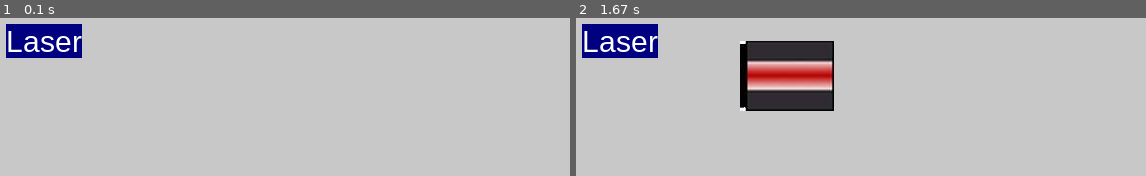
Above: before the commit, frames 1-2 (left to right).
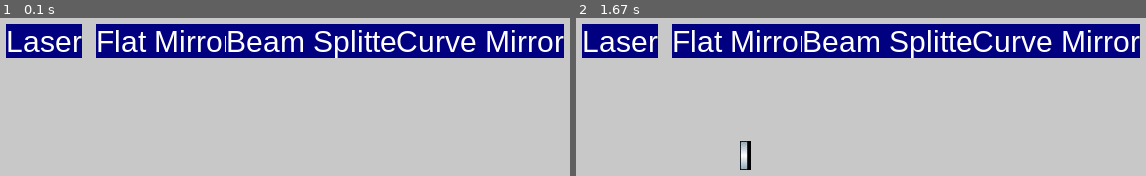
Above: after the commit, the same moments.

Repository: SamuelGaudout/Projet_M2_Lumi
Game: pygame game, started from Objects.py
Same seed, same stepped clock (60 frames per second), same inputs: the game is played once before the commit and once after it.
Inputs (mouse positions are in pixels of both pictures, inside the frame that each line leads up to):
- Up to frame 1 (0.1 s): no input
- Up to frame 2 (1.67 s): press the mouse at (741, 41) at 0.37 s; move the mouse to (838, 95) at 0.47 s; release the mouse at (940, 150) at 0.6 s

The runs differ from the first frame. In frame 1, 17% of the frame differs, in the area x 16-99%, y 3-26%; in frame 2, 23%, in the area x 16-99%, y 3-97%.

Commit message:
mise en place boutons et objets

Diff:
--- a/Buttons.py
+++ b/Buttons.py
@@ -6,15 +6,27 @@
 class Button:
     """Create a button, then blit the surface in the while loop"""
 
-    def __init__(self, text,  pos, font,scrn, bg="black", feedback=""):
+    def __init__(self, text,  pos, font,scrn, bg="black", feedback="",object=None):
         self.x, self.y = pos
         self.font = pygame.font.SysFont("Arial", font)
         self.screen = scrn
+        self.object=object
         if feedback == "":
             self.feedback = "text"
         else:
             self.feedback = feedback
         self.change_text(text, bg)
+
+    def position(self):
+        return (self.x, self.y)
+
+    def optical_element(self):
+        return self.object
+
+    def draw_object(self):
+        self.object.pos=(pygame.mouse.get_pos()[0],pygame.mouse.get_pos()[1]+100)
+        self.screen.blit(self.object.image[0], self.object.pos)
+
 
     def change_text(self, text, bg="black"):
         """Change the text whe you click"""
@@ -33,4 +45,4 @@
         if event.type == pygame.MOUSEBUTTONDOWN:
             if pygame.mouse.get_pressed()[0]:
                 if self.rect.collidepoint(x, y):
-                    self.change_text(self.feedback, bg="red")
+                    self.draw_object()
--- a/Objects.py
+++ b/Objects.py
@@ -2,6 +2,7 @@
 from pygame.locals import *
 import os
 import Buttons
+import math
 
 #création de l'interface graphique avec pygame
 (width, height) = (800, 600)
@@ -11,26 +12,35 @@
 screen.fill(background_colour)
 
 
-
 class Object:
     "Generic optical element"
     def __init__(self, pos=(0,0), current=0):
         self.pos = pos # position of the object
         self.current = current # current through the object
         self.image = [] # image sequence
+        self.size=(0,0)
 
+    def position(self):
+        "Return the position of the object"
+        return self.pos
+
+    def size(self):
+        "Return the size of the object"
+        self.size=(self.image[0].get_height(),self.image[0].get_width())
 
     def load_image(self,path_image):
         "Load an image from a privte file present in a subdirectory"
         path=os.getcwd()+path_image
         self.image.append(pygame.image.load(path).convert_alpha())
 
+    def move(self):
+        "Move the object"
+        self.pos=(pygame.mouse.get_pos()[0],pygame.mouse.get_pos()[1])
+        #screen.blit(self.image[0], self.pos)
 
     def draw(self):
-
         self.pos=(pygame.mouse.get_pos()[0],pygame.mouse.get_pos()[1])
         screen.blit(self.image[0], self.pos)
-        pass
 
 
 class Laser(Object):
@@ -40,33 +50,64 @@
         self.pathIm="\Photos_Materiel\laser.png"
         self.load_image(self.pathIm)
 
+class Flat_mirror(Object):
+    "Mirror object"
+    def __init__(self, pos=(0,0), current=0):
+        Object.__init__(self, pos, current)
+        self.pathIm="\Photos_Materiel\lat_mirror.jpg"
+        self.load_image(self.pathIm)
+
+class Curve_mirror(Object):
+    "Mirror object"
+    def __init__(self, pos=(0,0), current=0):
+        Object.__init__(self, pos, current)
+        self.pathIm="\Photos_Materiel\curve_mirror.jpg"
+        self.load_image(self.pathIm)
+
+class Beam_splitter(Object):
+    "Beam splitter object"
+    def __init__(self, pos=(0,0), current=0):
+        Object.__init__(self, pos, current)
+        self.pathIm="\Photos_Materiel\eam_splitter.png"
+        self.load_image(self.pathIm)
+
+list_buttons=[Buttons.Button("Laser",(10, 10),font=30,scrn=screen,bg="navy",feedback="You clicked me",object=Laser()),
+Buttons.Button("Flat Mirror",(100, 10),font=30,scrn=screen,bg="navy",feedback="You clicked me",object=Flat_mirror()),
+Buttons.Button("Beam Splitter",(230, 10),font=30,scrn=screen,bg="navy",feedback="You clicked me",object=Beam_splitter()),
+Buttons.Button("Curve Mirror",(400, 10),font=30,scrn=screen,bg="navy",feedback="You clicked me",object=Curve_mirror())]
 
 
-l1=Laser()
-
-button1 = Buttons.Button(
-    "Laser",
-    (10, 10),
-    font=30,
-    scrn=screen,
-    bg="navy",
-    feedback="You clicked me")
+def select_object(o_elements,x,y):
+    for e in o_elements:
+        if e.position()[0]<=x<=e.position()[0]+e.size[0] and e.position()[1]<=y<=e.position()[1]+e.size[1]:
+            print("Trouvé!!")
+            return e
 
 
 pygame.display.flip()
 running = True
+selected_object = None
+optical_elements = []
+while running:
+    for b in list_buttons:
+        screen.blit(b.surface, b.position())
 
-
-while running:
     for event in pygame.event.get():
         if event.type == pygame.QUIT:
             running = False
-        elif event.type == pygame.MOUSEBUTTONDOWN:
-            l1.draw()
-        button1.click(event)
-    screen.blit(button1.surface, (10,10))
+        for b in list_buttons:
+            if event.type == b.click(event):
+                print(b.optical_element())
+                optical_elements.append(b.optical_element())
+                print(optical_elements)
 
+        if event.type == pygame.MOUSEBUTTONDOWN:
+            (mouseX,mouseY)=pygame.mouse.get_pos()
+            selected_object = select_object(optical_elements, mouseX, mouseY)
+        elif event.type == pygame.MOUSEBUTTONUP:
+            selected_object = None
 
-
+    if selected_object:
+        selected_object.move()
 
     pygame.display.update()
Renamed: Photos_Materiel/beam_splitter.png -> Photos_Materiel/eam_splitter.png
Renamed: Photos_Materiel/flat_mirror.jpg -> Photos_Materiel/lat_mirror.jpg
